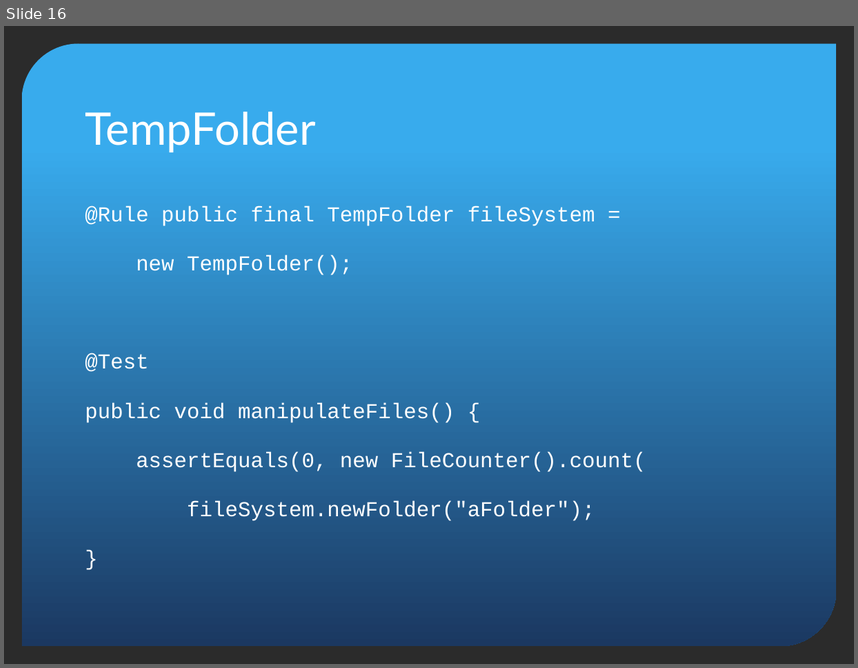
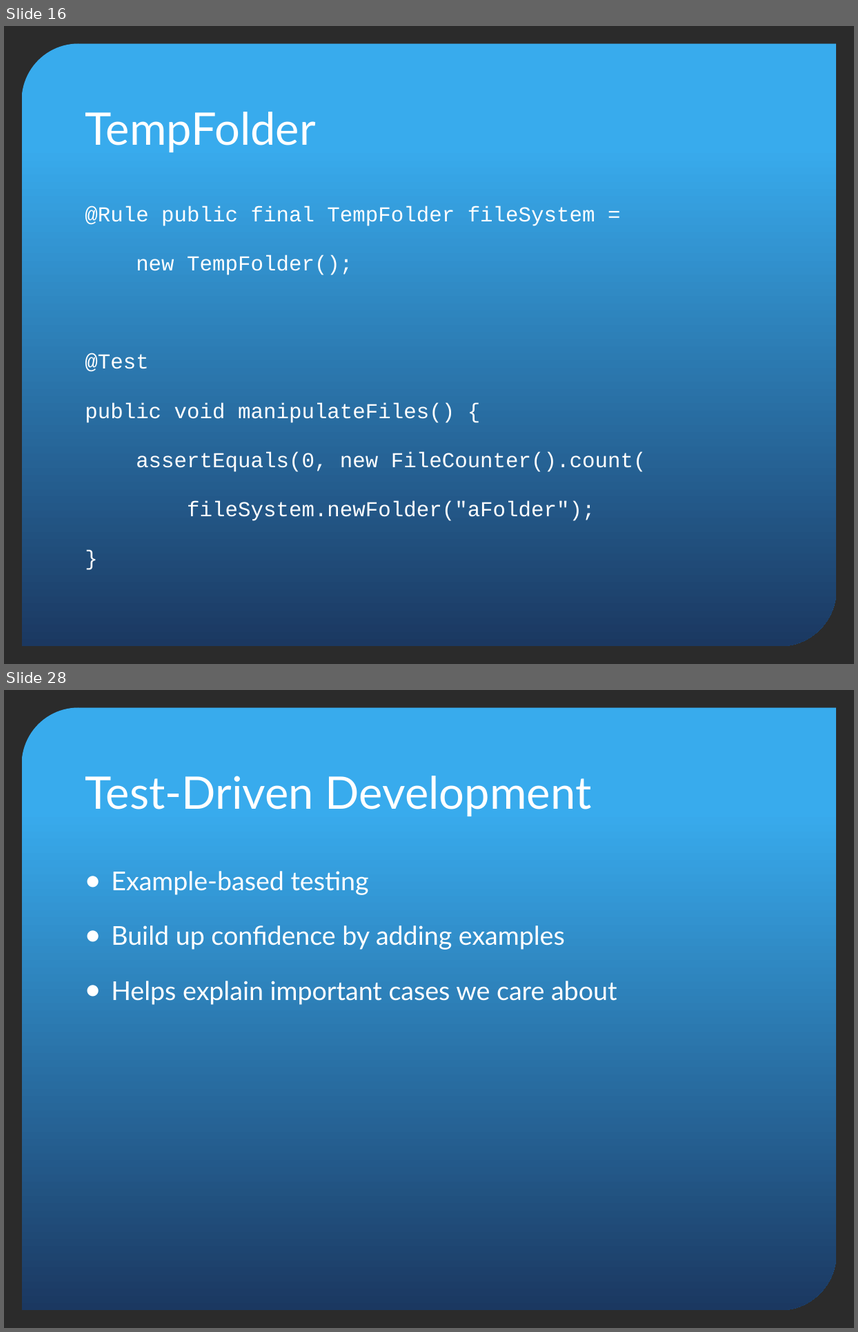
Before and after one commit to pholser/bending-junit, a slide deck: bending-junit.pptx. Shown one above the other, each under a label of ours: slide 16 before the commit, slides 16 and 28 after it; the slides between them are not shown. The pictures are 858x668 and 858x1332 pixels, drawn with LibreOffice and Linux fonts; fonts in the diff are those of the drawing; background and template pictures are left out; a plain dark background stands for a picture behind light text. Boxes give left, top, right and bottom in pixels: in the first picture for what was removed or moved away, otherwise in the second. Text is boxed around its words. In the diff, an @@ line names an element or a change of style, - is before the commit and + after.

```diff
--- a/bending-junit.pptx
+++ b/bending-junit.pptx
@@ slide 28 added at (4,690,854,1328), background picture (left out); not listed: 1 template element that a slide beside it also shows @@
@@ title added at (85,776,592,816), 38 pt, text #FFFFFF @@
+Test-Driven Development
@@ text added at (111,871,617,1005), 22 pt, text #FFFFFF @@
+● Example-based testing
+● Build up confidence by adding examples
+● Helps explain important cases we care about
```
Also in this commit, not shown: 19 other slides added.
